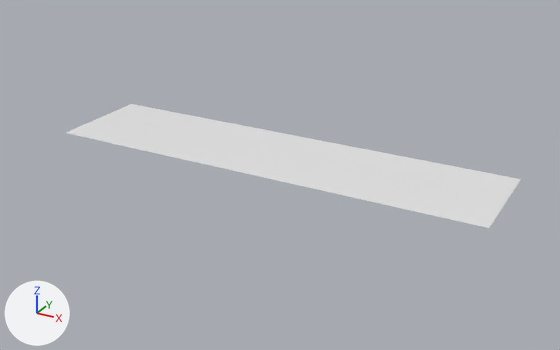
Renders of the Blender file Assets/City Environment - Blender Models/Road Infrastructure/road.blend from each side of a commit.
Before and after are seen from a 50 mm lens placed at (395.0, -752.0, 369.0), pointed at (-38.0, 35.0, -25.0). The axes (+X, +Y, +Z) are drawn at lower left. The lights are the same throughout.
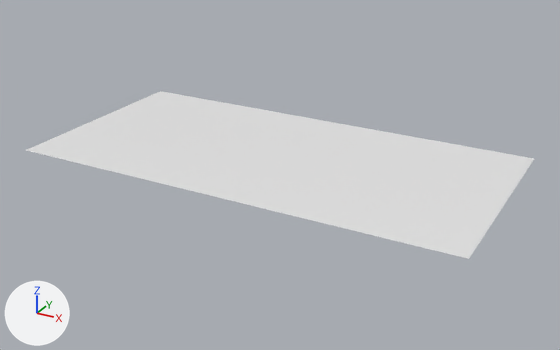
Commit message: road width

Diff of the bpy script that builds the scene:
```diff
--- a/Assets/City Environment - Blender Models/Road Infrastructure/road.blend.py
+++ b/Assets/City Environment - Blender Models/Road Infrastructure/road.blend.py
@@ me_cube_008 @@
 me_cube_008.from_pydata(...)  # 178 vertices, 112 faces; spans x -34.4..25.1, y -1.5..3.8, z -28.1..7.0
 # used by ob_cube; location = (-1.5, -0.5, -1.9); rotation_euler = (-1.567, 0.0, 0.0), in degrees (-90, 0, 0); scale = (9.67, 1.01, -4.01)
-me_cube_008.vertices[0].co = (25.1, -0.9, -28.1)  # pixel (521, 179)
-me_cube_008.vertices[1].co = (-34.4, -0.9, -28.1)  # pixel (131, 103)
-me_cube_008.vertices[2].co = (25.1, -1.5, 7.0)  # pixel (489, 228)
-me_cube_008.vertices[3].co = (-34.4, -1.5, 7.0)  # pixel (65, 132)
+# me_cube_008 part 1
+me_cube_008.vertices[0].co = (25.1, -0.7, -46.0)  # pixel (534, 158)
+me_cube_008.vertices[1].co = (-34.4, -0.7, -46.0)  # pixel (160, 91)
+me_cube_008.vertices[2].co = (25.1, -1.7, 24.9)  # pixel (468, 258)
+me_cube_008.vertices[3].co = (-34.4, -1.7, 24.9)  # pixel (25, 150)
 me_cube_008.materials.append(mat_material_003)
```

Pixel boxes [x1, y1, x2, y2] of what changed, in the pictures (560 x 350 px):
'Cube', reshaped (12% wider, 35% taller): before [66, 104, 521, 228]; after [26, 91, 534, 259]
